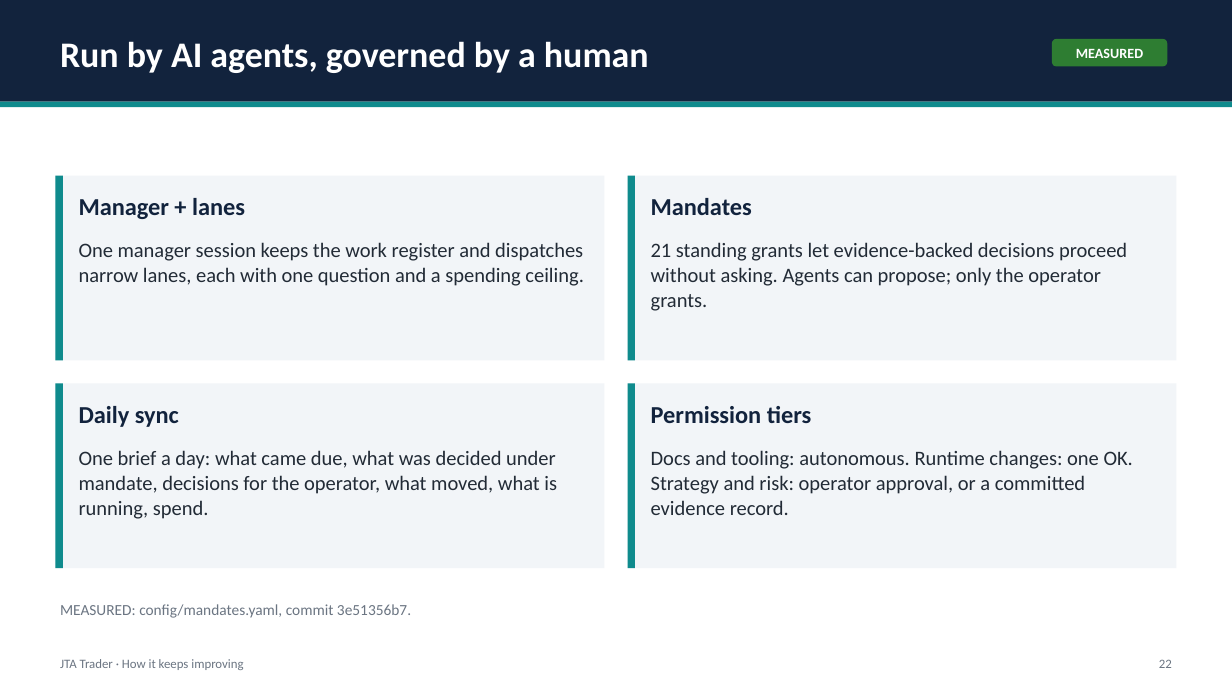
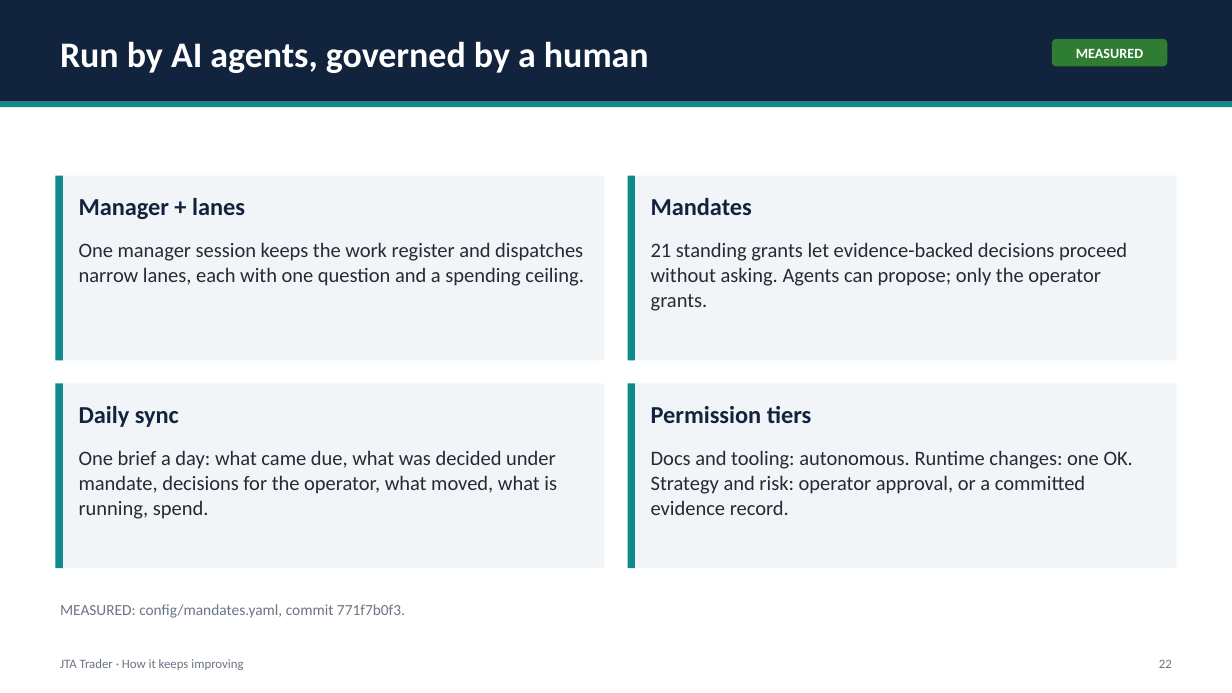
Before and after one commit to benbaichmankass/JTA-Trader, a slide deck: slide 22 of docs/pitch/jta-trader-pitch-deck.pptx. Drawn at 1232x693 pixels with LibreOffice and Linux fonts; fonts in the diff are those of the drawing. Boxes give left, top, right and bottom in pixels: in the first picture for what was removed or moved away, otherwise in the second. Text is boxed around its words. In the diff, an @@ line names an element or a change of style, - is before the commit and + after.

```diff
--- a/docs/pitch/jta-trader-pitch-deck.pptx
+++ b/docs/pitch/jta-trader-pitch-deck.pptx
@@ text at box(60, 604, 405, 618): text changed @@
-MEASURED: config/mandates.yaml, commit 3e51356b7.
+MEASURED: config/mandates.yaml, commit 771f7b0f3.
```
Also in this commit, not shown: 7 other slides changed, 2 other files.
